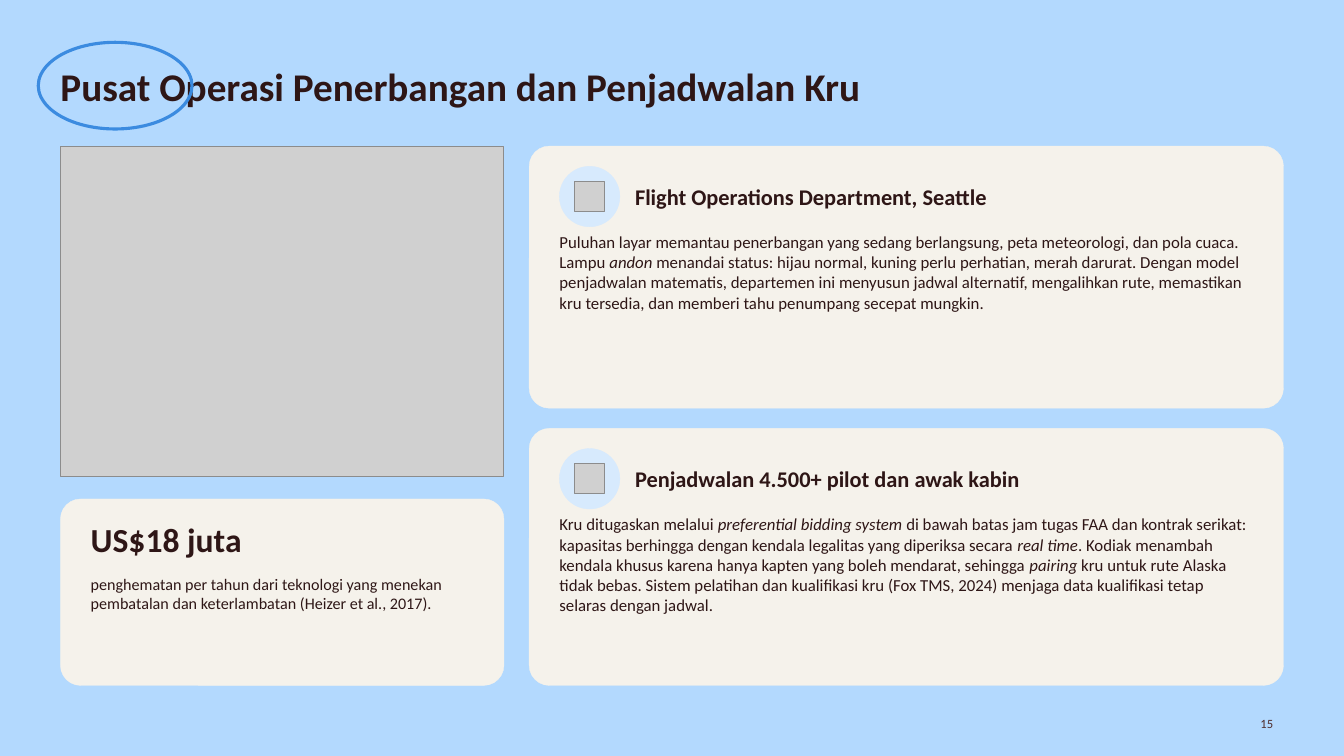
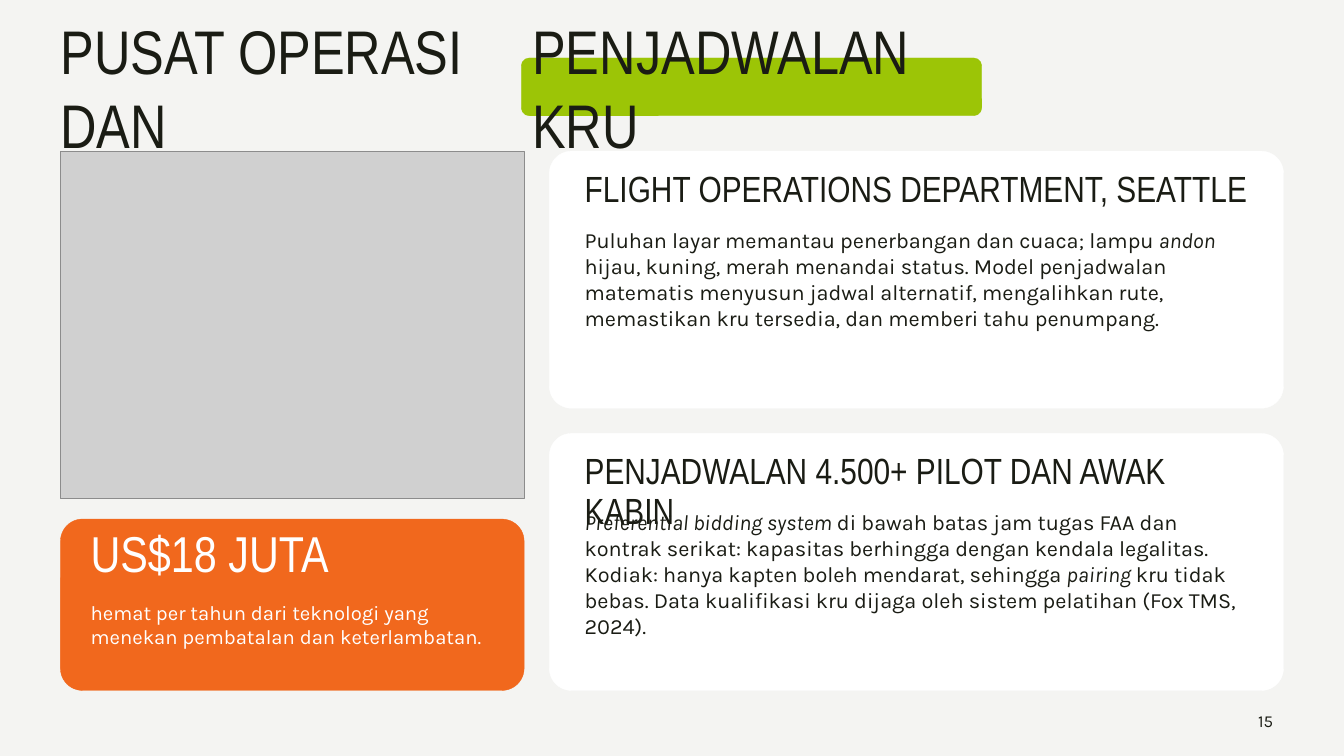
Before and after one commit to aslihabnuri/Dom-Manipulation, a slide deck: slide 15 of presentasi/Planning-and-Control_MRP-ERP-Scheduling_Alaska-Airlines.pptx. Drawn at 1344x756 pixels with LibreOffice and Linux fonts; fonts in the diff are those of the drawing; grey boxes stand for pictures. Boxes give left, top, right and bottom in pixels: in the first picture for what was removed or moved away, otherwise in the second. Text is boxed around its words. In the diff, an @@ line names an element or a change of style, - is before the commit and + after.

```diff
--- a/presentasi/Planning-and-Control_MRP-ERP-Scheduling_Alaska-Airlines.pptx
+++ b/presentasi/Planning-and-Control_MRP-ERP-Scheduling_Alaska-Airlines.pptx
@@ background #B3D9FE to #F4F4F2 @@
@@ text added at bbox=[532, 25, 909, 149], 44 pt, text #1A1C14 @@
+PENJADWALAN KRU
@@ ellipse removed at bbox=[38, 42, 192, 129] @@
@@ text at bbox=[60, 31, 462, 160]: text changed; size 28 to 44 pt; font Calibri to Arial Narrow; text colour #2E1616 to #1A1C14; bold off @@
-Pusat Operasi Penerbangan dan Penjadwalan Kru
+PUSAT OPERASI DAN
@@ rounded rectangle added at bbox=[521, 57, 982, 115], fill #9CC506, outline #9CC506 0.25 pt @@
@@ picture: place and size @@
-picture at bbox=[60, 146, 504, 477]
+picture at bbox=[60, 151, 524, 499]
@@ rounded rectangle: place and size @@
-rounded rectangle at bbox=[529, 146, 1284, 408]
+rounded rectangle at bbox=[549, 151, 1284, 408]
@@ rounded rectangle at bbox=[549, 151, 1284, 408]: fill #F5F2EB to #FFFFFF; outline #F5F2EB 0.25 pt to #FFFFFF 0.25 pt; proportions changed @@
@@ ellipse removed at bbox=[560, 166, 620, 227] @@
@@ text at bbox=[585, 176, 1246, 207]: text changed; size 16 to 26 pt; font Calibri to Arial Narrow; text colour #2E1616 to #1A1C14; bold off @@
-Flight Operations Department, Seattle
+FLIGHT OPERATIONS DEPARTMENT, SEATTLE
@@ picture removed at bbox=[575, 181, 605, 212] @@
@@ text at bbox=[585, 233, 1216, 332]: text changed; size 12 to 15.5 pt; font Calibri to Karla; text colour #2E1616 to #1A1C14 @@
-Puluhan layar memantau penerbangan yang sedang berlangsung, peta meteorologi, dan pola cuaca. Lampu andon menandai status: hijau normal, kuning perlu perhatian, merah darurat. Dengan model penjadwalan matematis, departemen ini menyusun jadwal alternatif, mengalihkan rute, memastikan kru tersedia, dan memberi tahu penumpang secepat mungkin.
+Puluhan layar memantau penerbangan dan cuaca; lampu andon hijau, kuning, merah menandai status. Model penjadwalan matematis menyusun jadwal alternatif, mengalihkan rute, memastikan kru tersedia, dan memberi tahu penumpang.
@@ rounded rectangle at bbox=[549, 434, 1284, 691]: fill #F5F2EB to #FFFFFF; outline #F5F2EB 0.25 pt to #FFFFFF 0.25 pt; proportions changed @@
@@ rounded rectangle: place and size @@
-rounded rectangle at bbox=[529, 429, 1284, 686]
+rounded rectangle at bbox=[549, 434, 1284, 691]
@@ ellipse removed at bbox=[560, 449, 620, 509] @@
@@ picture removed at bbox=[575, 464, 605, 494] @@
@@ text at bbox=[585, 458, 1166, 531]: text changed; size 16 to 26 pt; font Calibri to Arial Narrow; text colour #2E1616 to #1A1C14; bold off @@
-Penjadwalan 4.500+ pilot dan awak kabin
+PENJADWALAN 4.500+ PILOT DAN AWAK KABIN
@@ rounded rectangle: place and size @@
-rounded rectangle at bbox=[60, 499, 504, 686]
+rounded rectangle at bbox=[60, 519, 524, 691]
@@ rounded rectangle at bbox=[60, 519, 524, 691]: fill #F5F2EB to #F1681D; outline #F5F2EB 0.25 pt to #F1681D 0.25 pt; proportions changed @@
@@ vertical alignment middle to top in 3 elements at bbox=[585, 176, 1246, 207], bbox=[585, 458, 1166, 531], bbox=[91, 534, 328, 576] @@
@@ text at bbox=[91, 534, 328, 576]: text changed; size 24 to 36 pt; font Calibri to Arial Narrow; text colour #2E1616 to #FFFFFF; bold off @@
-US$18 juta
+US$18 JUTA
@@ text at bbox=[585, 510, 1236, 637]: text changed; size 12 to 15.5 pt; font Calibri to Karla; text colour #2E1616 to #1A1C14 @@
-Kru ditugaskan melalui preferential bidding system di bawah batas jam tugas FAA dan kontrak serikat: kapasitas berhingga dengan kendala legalitas yang diperiksa secara real time. Kodiak menambah kendala khusus karena hanya kapten yang boleh mendarat, sehingga pairing kru untuk rute Alaska tidak bebas. Sistem pelatihan dan kualifikasi kru (Fox TMS, 2024) menjaga data kualifikasi tetap selaras dengan jadwal.
+Preferential bidding system di bawah batas jam tugas FAA dan kontrak serikat: kapasitas berhingga dengan kendala legalitas. Kodiak: hanya kapten boleh mendarat, sehingga pairing kru tidak bebas. Data kualifikasi kru dijaga oleh sistem pelatihan (Fox TMS, 2024).
@@ text at bbox=[91, 606, 481, 649]: text changed; size 11.5 to 14.5 pt; font Calibri to Karla; text colour #2E1616 to #FFFFFF @@
-penghematan per tahun dari teknologi yang menekan pembatalan dan keterlambatan (Heizer et al., 2017).
+hemat per tahun dari teknologi yang menekan pembatalan dan keterlambatan.
@@ page number at bbox=[1258, 716, 1273, 727]: size 9 to 12 pt, font Calibri to Karla, text colour #4F2D2C to #1A1C14 @@
```
Also in this commit, not shown: 18 other slides changed, 1 slide added, 1 slide removed, 20 other files.
